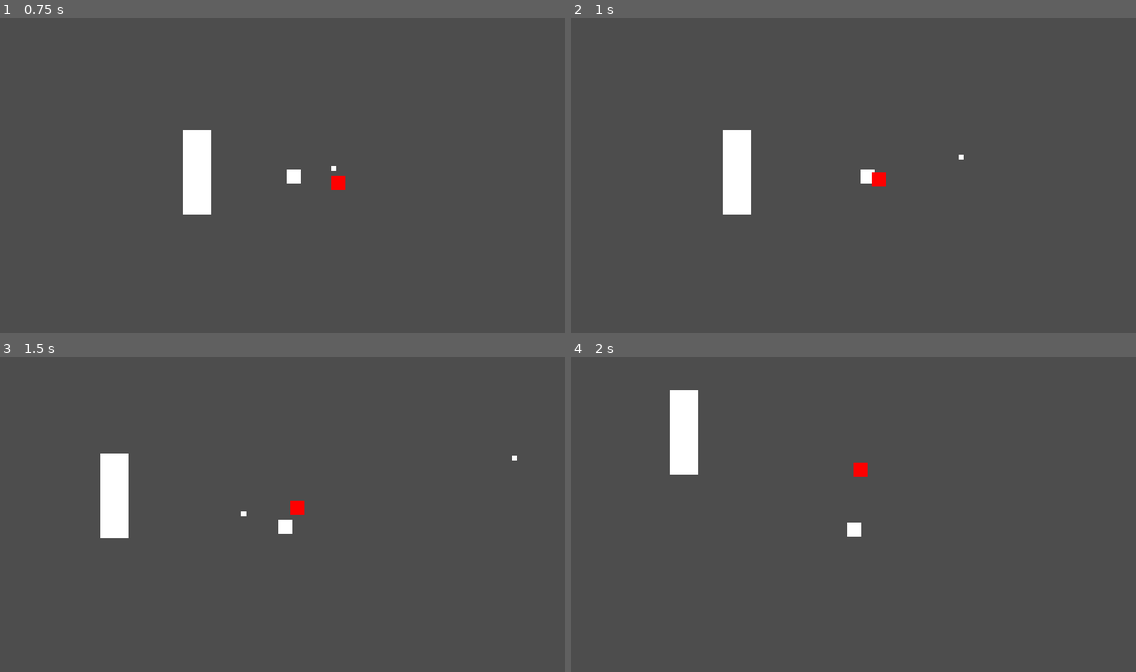
Above: before the commit, frames 1-4 (two rows, left to right).
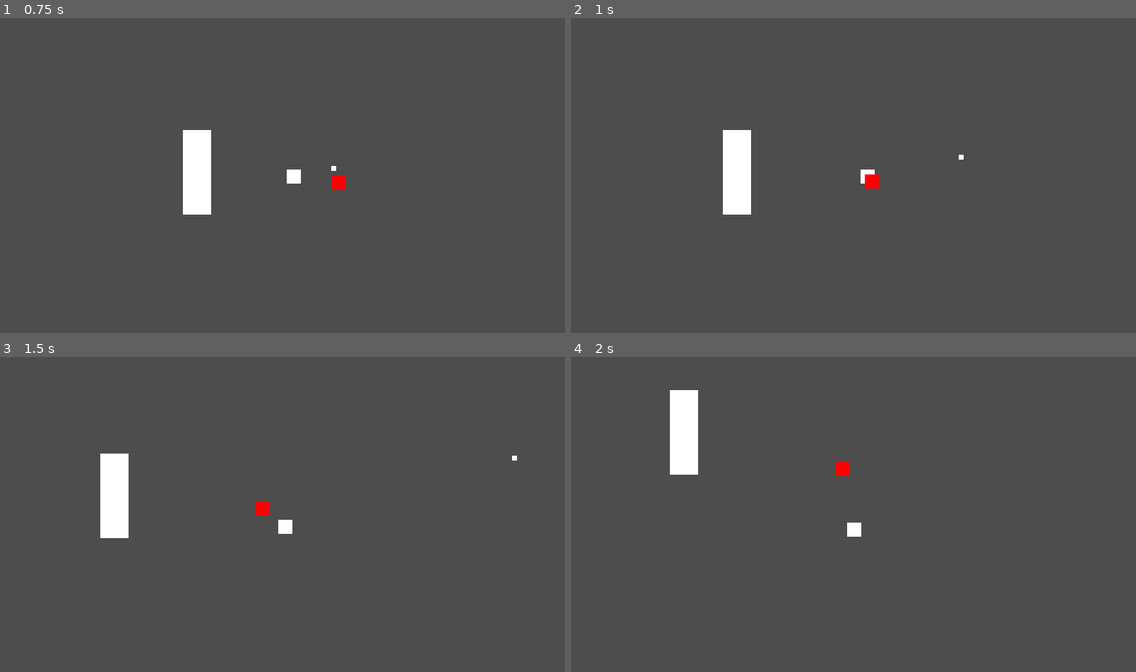
Above: after the commit, the same moments.

Repository: jonjud/survivor-arena
Game: Godot game, scene res://scenes/main.tscn
Same seed, same stepped clock (60 frames per second), same inputs: the game is played once before the commit and once after it.
Inputs (mouse positions are in pixels of both pictures, inside the frame that each line leads up to):
- Up to frame 1 (0.75 s): move the mouse to (406, 159) at 0.52 s; press the mouse at (406, 159) at 0.53 s; hold D (move_right) from 0.53 s (still down)
- Up to frame 2 (1 s): keep holding D (move_right)
- Up to frame 3 (1.5 s): move the mouse to (169, 530) at 1.27 s; release D (move_right) at 1.28 s; release the mouse at (169, 530) at 1.28 s; hold S (move_down) from 1.28 s (still down); click (169, 530) at 1.35 s
- Up to frame 4 (2 s): keep holding S (move_down)

Frame 1 is identical in both runs. In frame 2, 0.1% of the frame differs, in the area x 52-56%, y 48-55%; in frame 3, 0.2%, in the area x 42-54%, y 45-51%; in frame 4, 0.2%.

Commit message:
feat: add enemy attack state

Diff:
--- /dev/null
+++ b/scenes/enemies/attack_state.gd
@@ -0,0 +1,25 @@
+class_name AttackState
+extends State
+## หยุดอยู่กับที่แล้วโจมตีเป็นจังหวะ ถ้าเป้าหมายออกนอกระยะให้กลับไปไล่
+
+@export var attack_interval: float = 1.0  # ระยะห่างระหว่างการโจมตี (วินาที)
+
+@onready var _enemy: Enemy = owner as Enemy
+
+var _timer: float = 0.0
+
+
+func enter() -> void:
+	_enemy.velocity = Vector2.ZERO  # หยุดเดิน
+	_timer = 0.0  # โจมตีทันทีตอนเข้า state
+
+
+func physics_update(delta: float) -> void:
+	# เป้าหมายหนีออกนอกระยะ (เผื่อ 8 px กันสลับ state ถี่ ๆ ตรงขอบระยะ)
+	if _enemy.distance_to_target() > _enemy.attack_range + 8.0:
+		transitioned.emit(&"Chase")
+		return
+	_timer -= delta
+	if _timer <= 0.0:
+		print("โจมตี!")  # ชั่วคราว จะแทนด้วยดาเมจจริงทีหลัง
+		_timer = attack_interval
--- a/scenes/enemies/enemies.tscn
+++ b/scenes/enemies/enemies.tscn
@@ -3,6 +3,7 @@
 [ext_resource type="Script" uid="uid://bvu2pj33cp6jq" path="res://scripts/core/state_machine.gd" id="1_31ocp"]
 [ext_resource type="Script" uid="uid://c85kle2ijik5n" path="res://scenes/enemies/enemy.gd" id="1_ayqi8"]
 [ext_resource type="Script" uid="uid://bwhd1wd8gigys" path="res://scripts/enemies/chase_state.gd" id="2_ayqi8"]
+[ext_resource type="Script" uid="uid://dbowrs87ka52x" path="res://scenes/enemies/attack_state.gd" id="4_ctrou"]
 
 [sub_resource type="RectangleShape2D" id="RectangleShape2D_htemk"]
 size = Vector2(16, 16)
@@ -35,3 +36,6 @@
 
 [node name="Chase" type="Node" parent="StateMachine" unique_id=248789849]
 script = ExtResource("2_ayqi8")
+
+[node name="Attack" type="Node" parent="StateMachine" unique_id=122398818]
+script = ExtResource("4_ctrou")
--- a/scenes/enemies/enemy.gd
+++ b/scenes/enemies/enemy.gd
@@ -1,11 +1,18 @@
 class_name Enemy
 extends CharacterBody2D
 
-@export var speed: float = 60.0  # ความเร็ววิ่งไล่ (pixel/วินาที)
+@export var speed: float = 60.0
+@export var attack_range: float = 24.0  # 🆕 ระยะที่เริ่มโจมตี (pixel)
 
-var target: Node2D  # เป้าหมายที่ไล่ (ผู้เล่น)
+var target: Node2D
 
 
 func _ready() -> void:
-	# หาผู้เล่นผ่าน group ไม่ผูกกับ path ใน scene tree
 	target = get_tree().get_first_node_in_group("player") as Node2D
+
+
+# New ระยะห่างถึงเป้าหมาย (ใช้ร่วมกันหลาย state)
+func distance_to_target() -> float:
+	if target == null:
+		return INF
+	return global_position.distance_to(target.global_position)
--- a/scripts/enemies/chase_state.gd
+++ b/scripts/enemies/chase_state.gd
@@ -1,6 +1,5 @@
 class_name ChaseState
 extends State
-## วิ่งไล่ target ของ Enemy ที่เป็นเจ้าของ
 
 @onready var _enemy: Enemy = owner as Enemy
 
@@ -8,7 +7,10 @@
 func physics_update(_delta: float) -> void:
 	if _enemy.target == null:
 		return
-	# ทิศไปหาเป้าหมาย (normalize ให้ความเร็วคงที่ไม่ว่าไกลแค่ไหน)
+	# New ถึงระยะโจมตีแล้ว ส่งสัญญาณขอเปลี่ยนเป็น Attack
+	if _enemy.distance_to_target() <= _enemy.attack_range:
+		transitioned.emit(&"Attack")
+		return
 	var direction: Vector2 = _enemy.global_position.direction_to(_enemy.target.global_position)
 	_enemy.velocity = direction * _enemy.speed
 	_enemy.move_and_slide()
Not shown, added: scenes/enemies/attack_state.gd.uid
